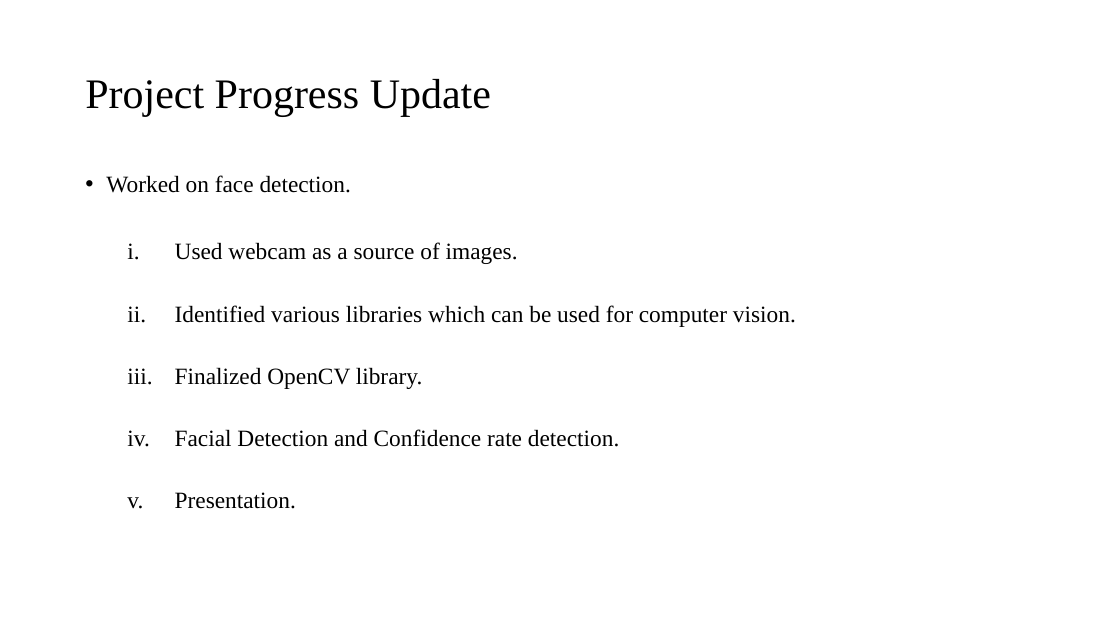
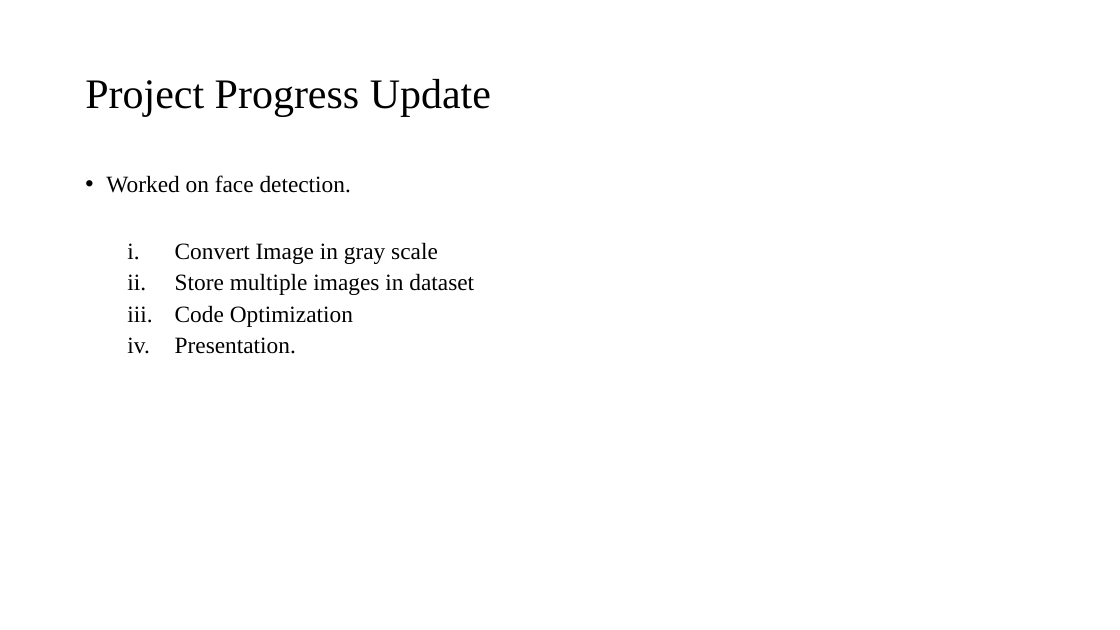
Before and after one commit to tilakpandya/Face_Recognition_Using_Thermal_Images, a slide deck: slide 5 of CRI AI Camaras.pptx. Drawn at 1120x630 pixels with LibreOffice and Linux fonts; fonts in the diff are those of the drawing; background and template pictures are left out. Boxes give left, top, right and bottom in pixels: in the first picture for what was removed or moved away, otherwise in the second. Text is boxed around its words. In the diff, an @@ line names an element or a change of style, - is before the commit and + after.

```diff
--- a/CRI AI Camaras.pptx
+++ b/CRI AI Camaras.pptx
@@ text at box(175, 242, 474, 327): text changed @@
-  i. Used webcam as a source of images.
-  ii. Identified various libraries which can be used for computer vision.
-  iii. Finalized OpenCV library.
-  iv. Facial Detection and Confidence rate detection.
+  i. Convert Image in gray scale
+  ii. Store multiple images in dataset
+  iii. Code Optimization
```
Also in this commit, not shown: 3 other slides changed, 1 other file.
